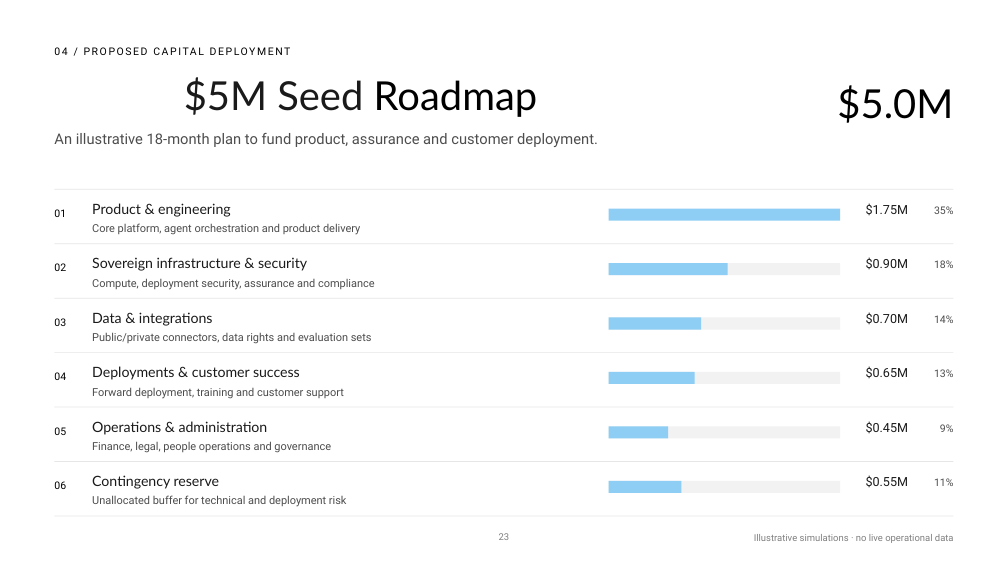
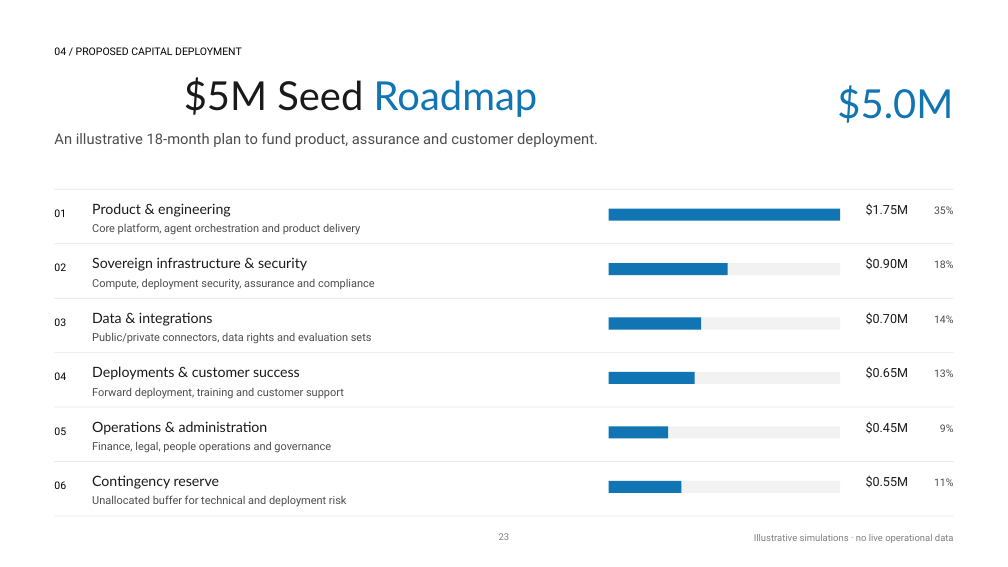
Before and after one commit to Mariam1543/aqqal123, a slide deck: slide 23 of AQQAL-Deck-updated.pptx. Drawn at 1008x567 pixels with LibreOffice and Linux fonts; fonts in the diff are those of the drawing. Boxes give left, top, right and bottom in pixels: in the first picture for what was removed or moved away, otherwise in the second. Text is boxed around its words. In the diff, an @@ line names an element or a change of style, - is before the commit and + after.

```diff
--- a/AQQAL-Deck-updated.pptx
+++ b/AQQAL-Deck-updated.pptx
@@ text "04 / PROPOSED CAPITAL DEPLOYMENT" at <box>54,47,242,55</box>: letter spacing 1.5 to 0 pt @@
@@ title "$5M Seed Roadmap" at <box>184,77,538,117</box>: text colour #000000 to #1175B3 in "Roadmap" @@
@@ text "$5.0M" at <box>837,85,953,123</box>: text colour #000000 to #1175B3 @@
@@ fill #8ECDF4 to #1175B3 in 6 elements at <box>609,209,840,221</box>, <box>609,263,728,275</box>, <box>609,318,702,330</box>, <box>609,372,695,384</box>, <box>609,426,668,439</box>, <box>609,481,681,493</box> @@
```
Also in this commit, not shown: 28 other slides changed.
